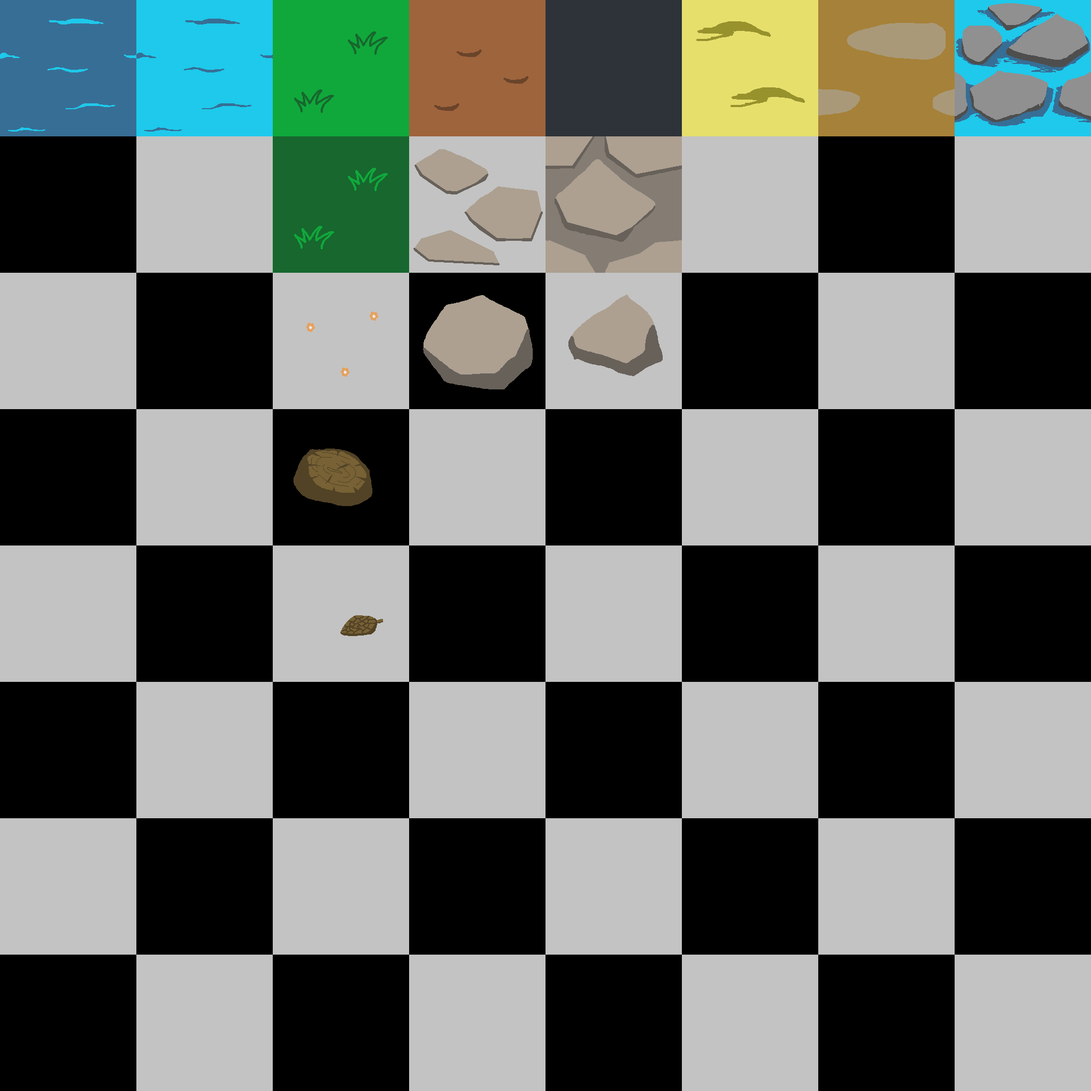
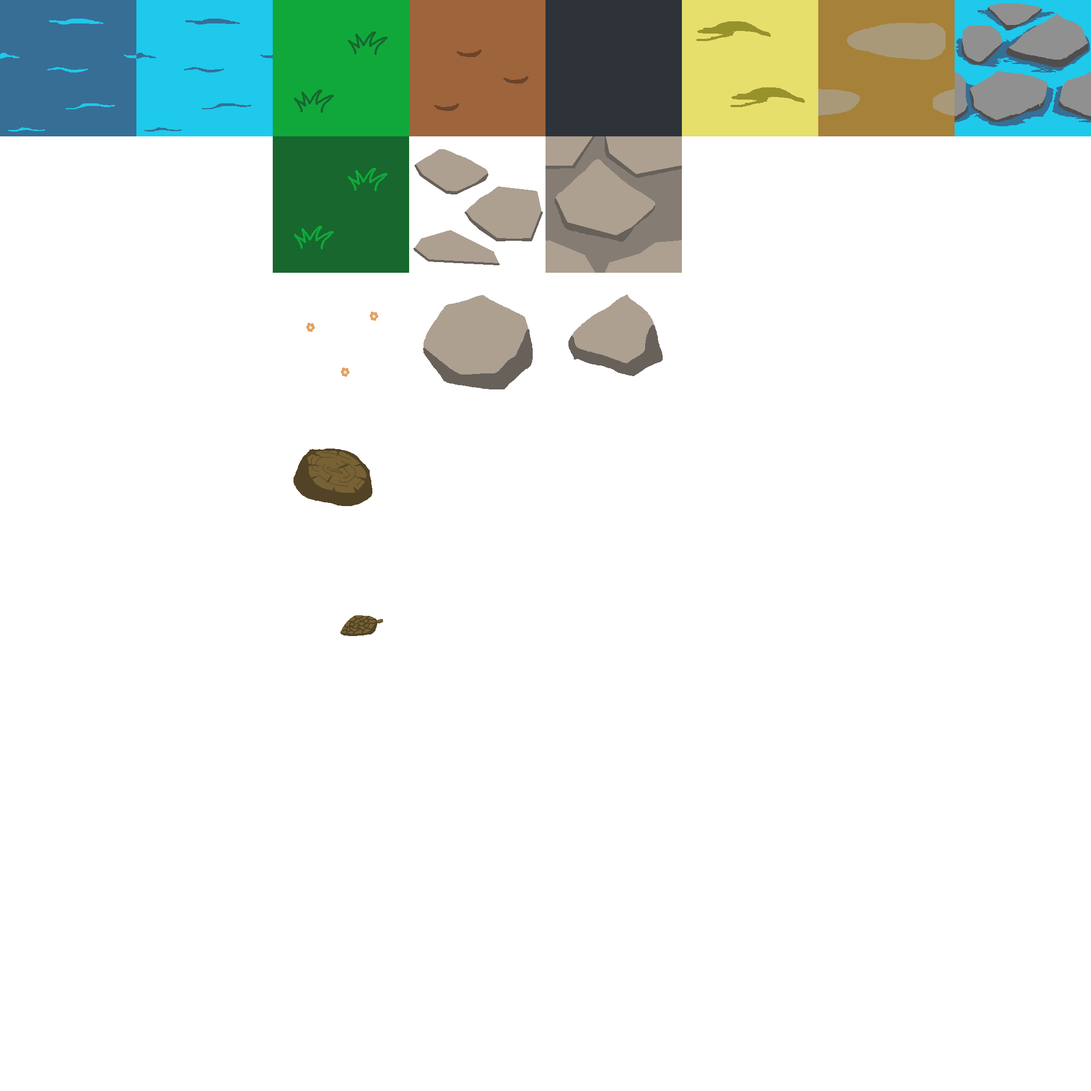
Two versions of the same layered image (w=1091, h=1091). Layer-by-layer changes:
hid "Background" over [0, 136, 1091, 1091]
